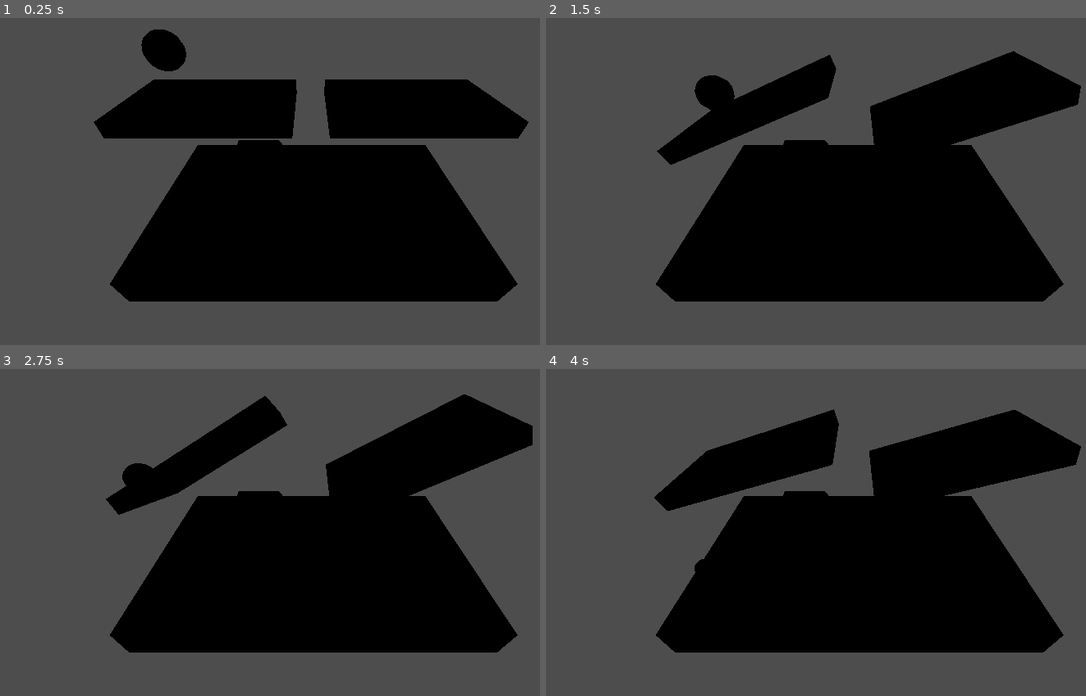
Above: before the commit, frames 1-4 (two rows, left to right).
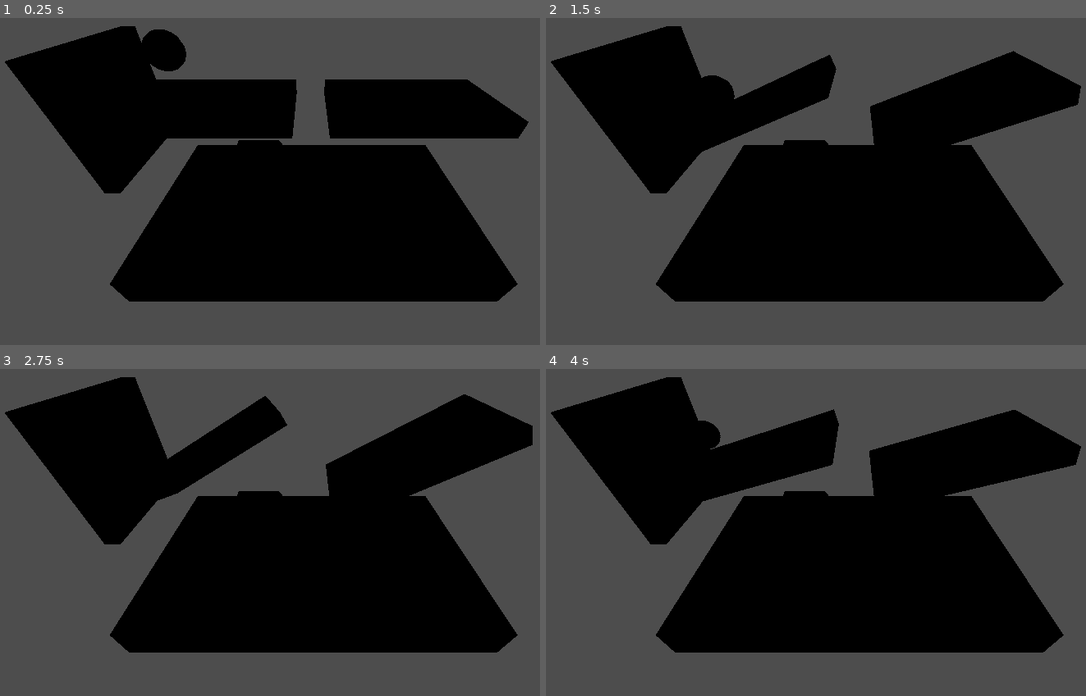
Above: after the commit, the same moments.

Repository: abhinavk0714/csce552-3d-game
Game: Godot game, scene res://scenes/levels/test_world.tscn
Two runs of this game, one before a commit and one after it. Both use one fixed random seed, a clock stepped at 60 frames per second and the inputs below.
Inputs:
- Up to frame 1 (0.25 s): no input
- Up to frame 2 (1.5 s): hold Right (ui_right) 0.53-1.28 s; hold Down (ui_down) from 1.28 s (still down)
- Up to frame 3 (2.75 s): release Down (ui_down) at 2.03 s; hold Right (ui_right) from 2.03 s (still down)
- Up to frame 4 (4 s): release Right (ui_right) at 2.78 s; hold Up (ui_up) 2.78-3.53 s; hold Left (ui_left) from 3.53 s (still down)

The runs differ from the first frame. In frame 1, 7.4% of the frame differs, in the area x 0-31%, y 2-54%; in frame 2, 8.1%; in frame 3, 7.9%; in frame 4, 8.2%, in the area x 0-33%, y 2-62%.

Commit message:
Added Test button and barrier (yet to link interaction)

Diff:
--- a/scenes/game_objects/barrier.tscn
+++ b/scenes/game_objects/barrier.tscn
@@ -1,10 +1,18 @@
-[gd_scene load_steps=2 format=3]
+[gd_scene load_steps=4 format=3 uid="uid://cgyphep1ib6pb"]
 
 [ext_resource type="Script" path="res://scripts/components/BarrierToggle.gd" id="1_barrier"]
+[ext_resource type="ArrayMesh" uid="uid://bj2xsx8qru211" path="res://assets/models/TestBarrier.obj" id="2_kuo6j"]
+
+[sub_resource type="BoxShape3D" id="BoxShape3D_evq1a"]
+size = Vector3(1, 8, 8)
 
 [node name="Barrier" type="StaticBody3D"]
 script = ExtResource("1_barrier")
 
 [node name="MeshInstance3D" type="MeshInstance3D" parent="."]
+transform = Transform3D(1, 0, 0, 0, 1, 0, 0, 0, 1, 0.5, 0, 0)
+mesh = ExtResource("2_kuo6j")
 
 [node name="CollisionShape3D" type="CollisionShape3D" parent="."]
+transform = Transform3D(1, 0, 0, 0, 1, 0, 0, 0, 1, -0.02659607, 0.041656494, -0.09408569)
+shape = SubResource("BoxShape3D_evq1a")
--- a/scenes/game_objects/button.tscn
+++ b/scenes/game_objects/button.tscn
@@ -1,10 +1,26 @@
-[gd_scene load_steps=2 format=3]
+[gd_scene load_steps=5 format=3 uid="uid://ck7yaixjvjmrb"]
 
-[ext_resource type="Script" path="res://scripts/components/ButtonInteraction.gd" id="1_button"]
+[ext_resource type="Script" uid="uid://ceqvwpv5d6ohd" path="res://scripts/controllers/button.gd" id="1_ybjr1"]
+[ext_resource type="ArrayMesh" uid="uid://btxo21lh71dh1" path="res://assets/models/TempSpring.obj" id="2_5ktqh"]
 
-[node name="Button" type="Area3D"]
-script = ExtResource("1_button")
+[sub_resource type="BoxShape3D" id="BoxShape3D_boyml"]
+size = Vector3(1, 0.5, 1)
+
+[sub_resource type="BoxShape3D" id="BoxShape3D_ka4py"]
+size = Vector3(2, 1, 2)
+
+[node name="Button" type="AnimatableBody3D"]
+script = ExtResource("1_ybjr1")
 
 [node name="MeshInstance3D" type="MeshInstance3D" parent="."]
+mesh = ExtResource("2_5ktqh")
 
 [node name="CollisionShape3D" type="CollisionShape3D" parent="."]
+transform = Transform3D(1, 0, 0, 0, 1, 0, 0, 0, 1, 0, -0.25, 0)
+shape = SubResource("BoxShape3D_boyml")
+
+[node name="Area3D" type="Area3D" parent="."]
+
+[node name="CollisionShape3D" type="CollisionShape3D" parent="Area3D"]
+transform = Transform3D(1, 0, 0, 0, 1, 0, 0, 0, 1, 0, 0.52323854, 0)
+shape = SubResource("BoxShape3D_ka4py")
--- a/scenes/levels/test_world.tscn
+++ b/scenes/levels/test_world.tscn
@@ -1,8 +1,10 @@
-[gd_scene load_steps=6 format=3 uid="uid://b567jf4vr1whv"]
+[gd_scene load_steps=8 format=3 uid="uid://b567jf4vr1whv"]
 
 [ext_resource type="PackedScene" uid="uid://i765m3evv58v" path="res://scenes/game_objects/uniaxial_platform.tscn" id="1_dxppu"]
 [ext_resource type="PackedScene" uid="uid://bhw5cbdm1ce6" path="res://scenes/game_objects/biaxial_platform.tscn" id="2_gy3sr"]
 [ext_resource type="PackedScene" uid="uid://38yglc2vup1v" path="res://scenes/game_objects/ball.tscn" id="3_1lwx6"]
+[ext_resource type="PackedScene" uid="uid://ck7yaixjvjmrb" path="res://scenes/game_objects/button.tscn" id="3_a8c4q"]
+[ext_resource type="PackedScene" uid="uid://cgyphep1ib6pb" path="res://scenes/game_objects/barrier.tscn" id="4_d4tmt"]
 [ext_resource type="PackedScene" uid="uid://d2rxu3qyjw74x" path="res://scenes/game_objects/spring.tscn" id="4_dsnr4"]
 [ext_resource type="PackedScene" uid="uid://beyd4vgb20cfv" path="res://scenes/game_objects/static_platform.tscn" id="4_lf0gk"]
 
@@ -17,6 +19,12 @@
 [node name="BiaxialPlatform" parent="." instance=ExtResource("2_gy3sr")]
 transform = Transform3D(1, 0, 0, 0, 1, 0, 0, 0, 1, -7, 0, -6)
 
+[node name="Button" parent="BiaxialPlatform" instance=ExtResource("3_a8c4q")]
+transform = Transform3D(1, 0, 0, 0, 1, 0, 0, 0, 1, 3.8867936, 0.97375154, 0.3095932)
+
+[node name="Barrier" parent="." instance=ExtResource("4_d4tmt")]
+transform = Transform3D(1, 0, 0, 0, 1, 0, 0, 0, 1, -13.486841, 0, -6.8413835)
+
 [node name="StaticPlatform" parent="." instance=ExtResource("4_lf0gk")]
 transform = Transform3D(1, 0, 0, 0, 1, 0, 0, 0, 1, -1, 0, 2)
 
--- /dev/null
+++ b/scripts/controllers/button.gd
@@ -0,0 +1,11 @@
+extends AnimatableBody3D
+
+@export var pressed: bool = 0 # Unpressed -> Pressed (one way)
+
+func _ready():
+	$Area3D.body_entered.connect(_on_body_entered)
+
+func _on_body_entered(body):
+	if body is RigidBody3D:
+		pressed = 1
+		print(pressed)
Not shown, added: assets/models/TestBarrier.obj
Not shown, added: assets/models/TestBarrier.obj.import
Not shown, added: scripts/controllers/button.gd.uid
